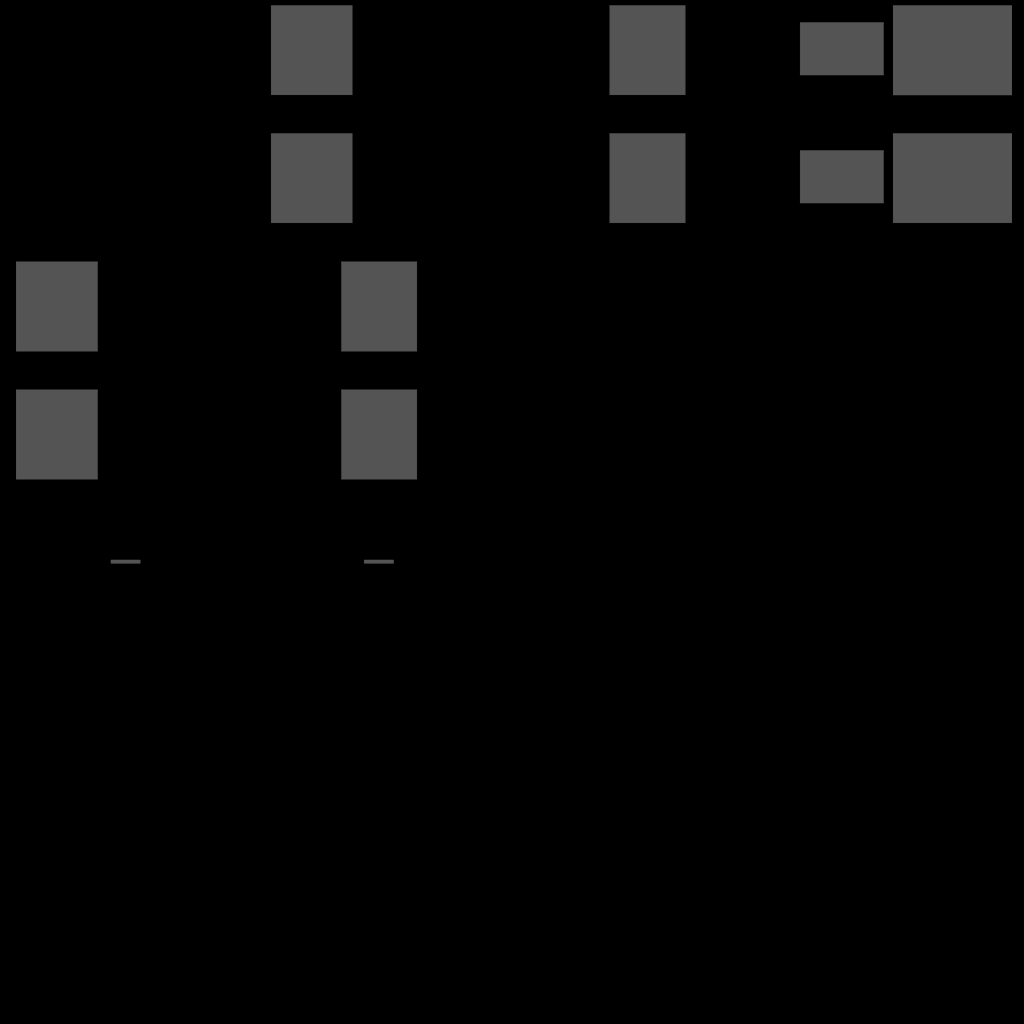
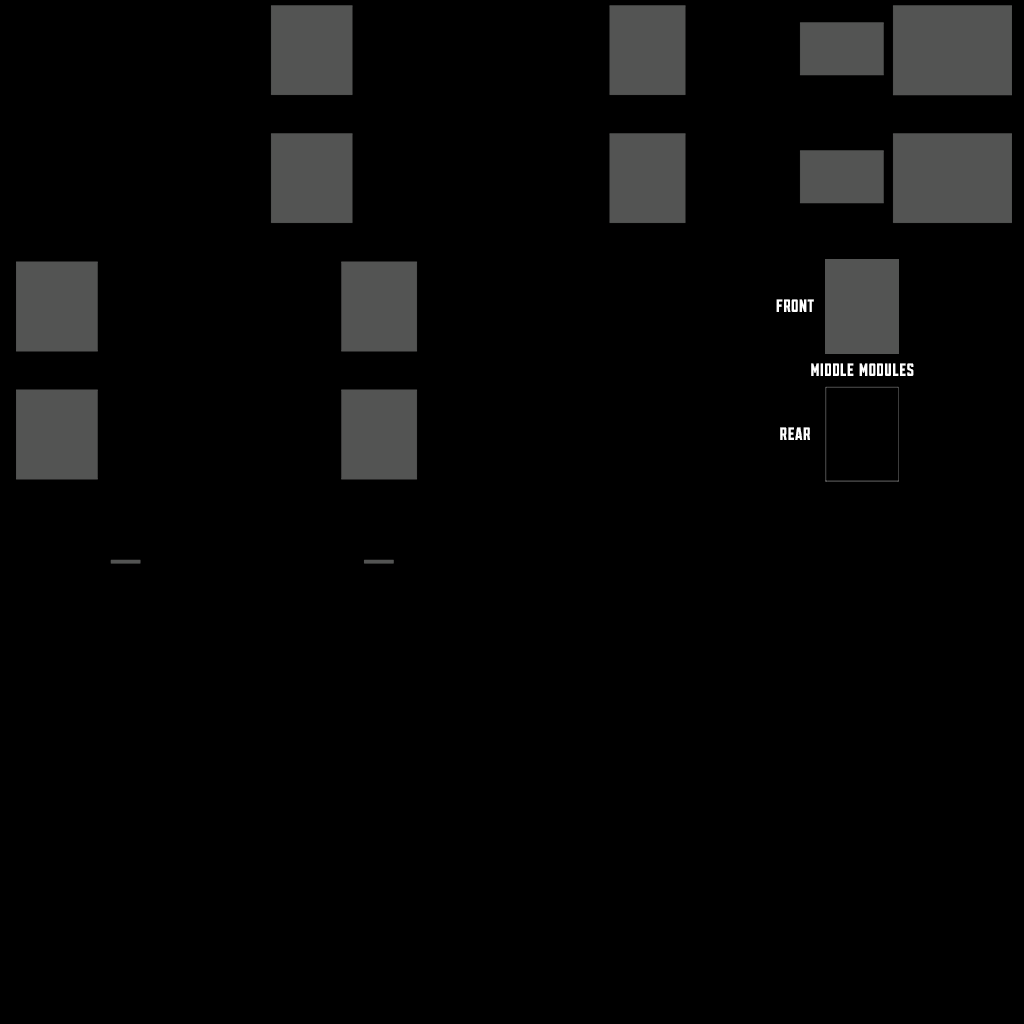
Before/after of a 1024px x 1024px layered artwork. What changed in the layer stack:
added layer "takedowns_center" above "Rear" over (825, 259, 899, 354)
added layer "Rear" above "FRONT" over (780, 427, 810, 440)
added layer "FRONT" above "Middle Modules" over (776, 299, 814, 312)
added layer "Middle Modules" above "Layer 22" over (811, 363, 914, 376)
added layer "Layer 22" above "edge_glass_template" over (825, 259, 899, 482)
